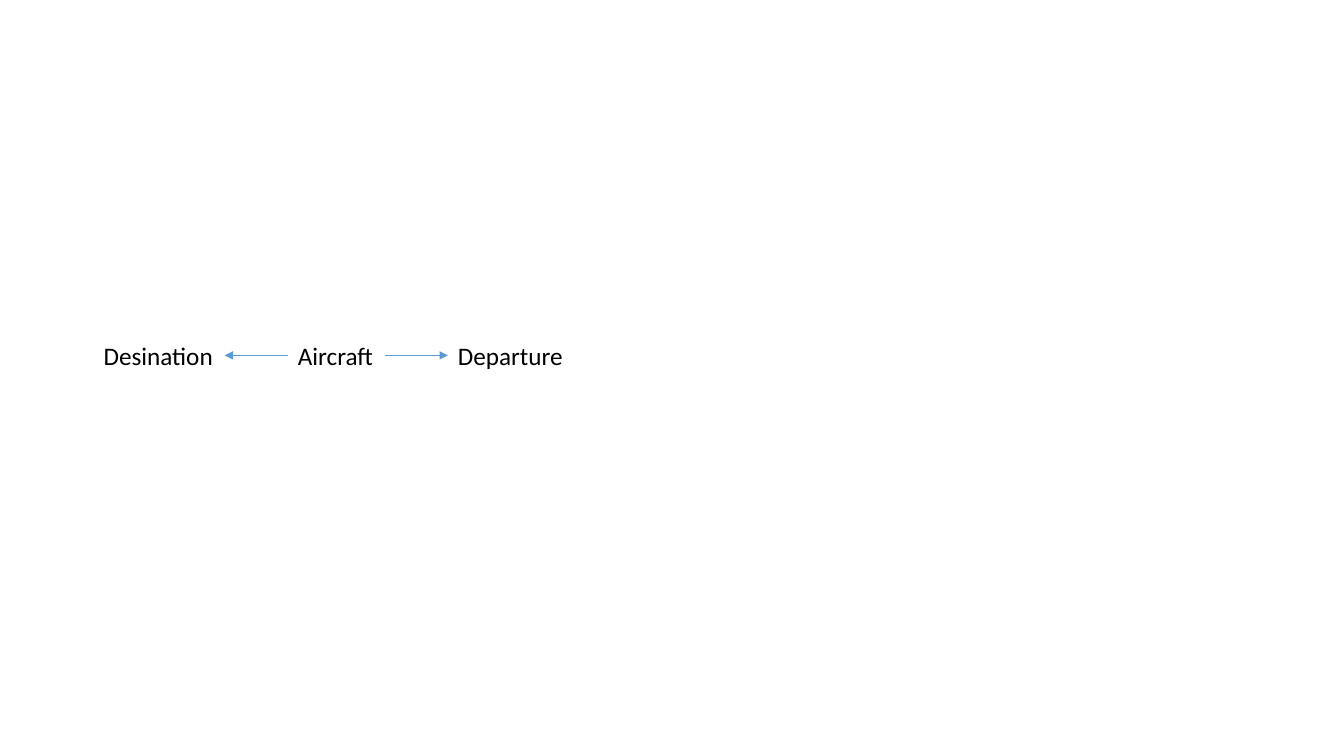
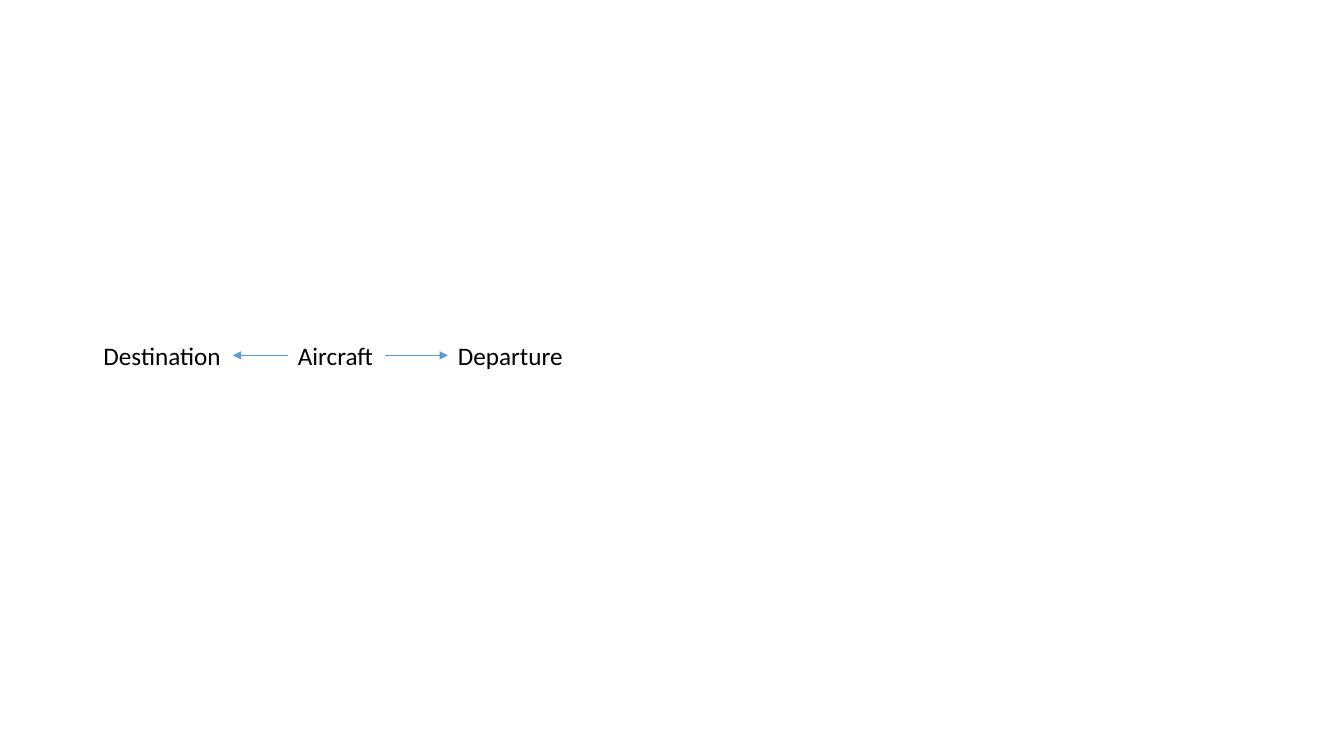
Before and after one commit to stevenschwenke/SoftwareEngineeringCourse, a slide deck: slide 1 of domaindrivendesign/domainDrivenDesign0.pptx. Drawn at 1344x756 pixels with LibreOffice and Linux fonts; fonts in the diff are those of the drawing. Boxes give left, top, right and bottom in pixels: in the first picture for what was removed or moved away, otherwise in the second. Text is boxed around its words. In the diff, an @@ line names an element or a change of style, - is before the commit and + after.

```diff
--- a/domaindrivendesign/domainDrivenDesign0.pptx
+++ b/domaindrivendesign/domainDrivenDesign0.pptx
@@ text at box(103, 347, 220, 365): text changed @@
-Desination
+Destination
@@ arrow moved from (288, 356) - (225, 356) to (288, 356) - (233, 356) @@
```
Also in this commit, not shown: 10 other files.
